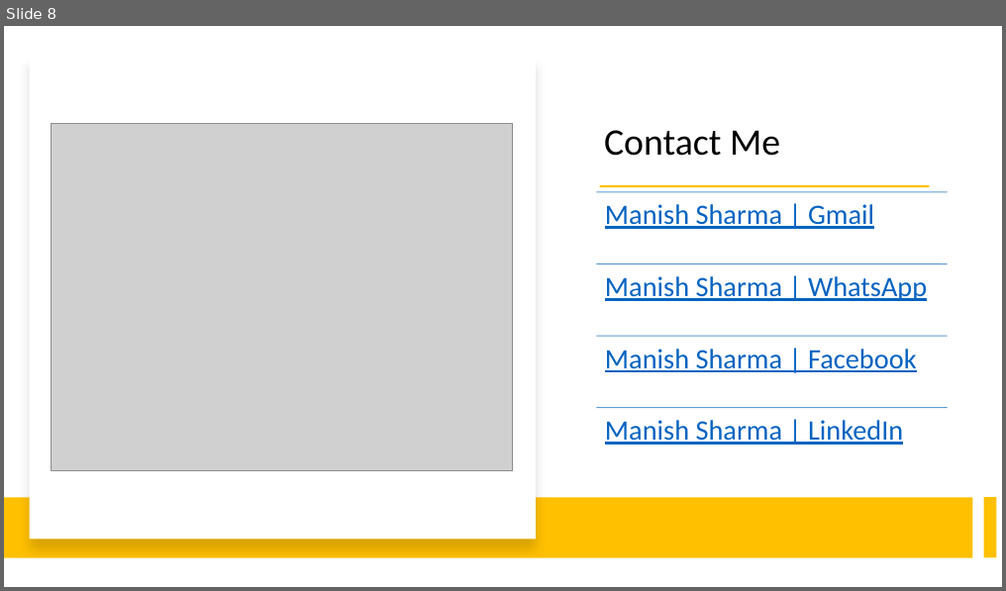
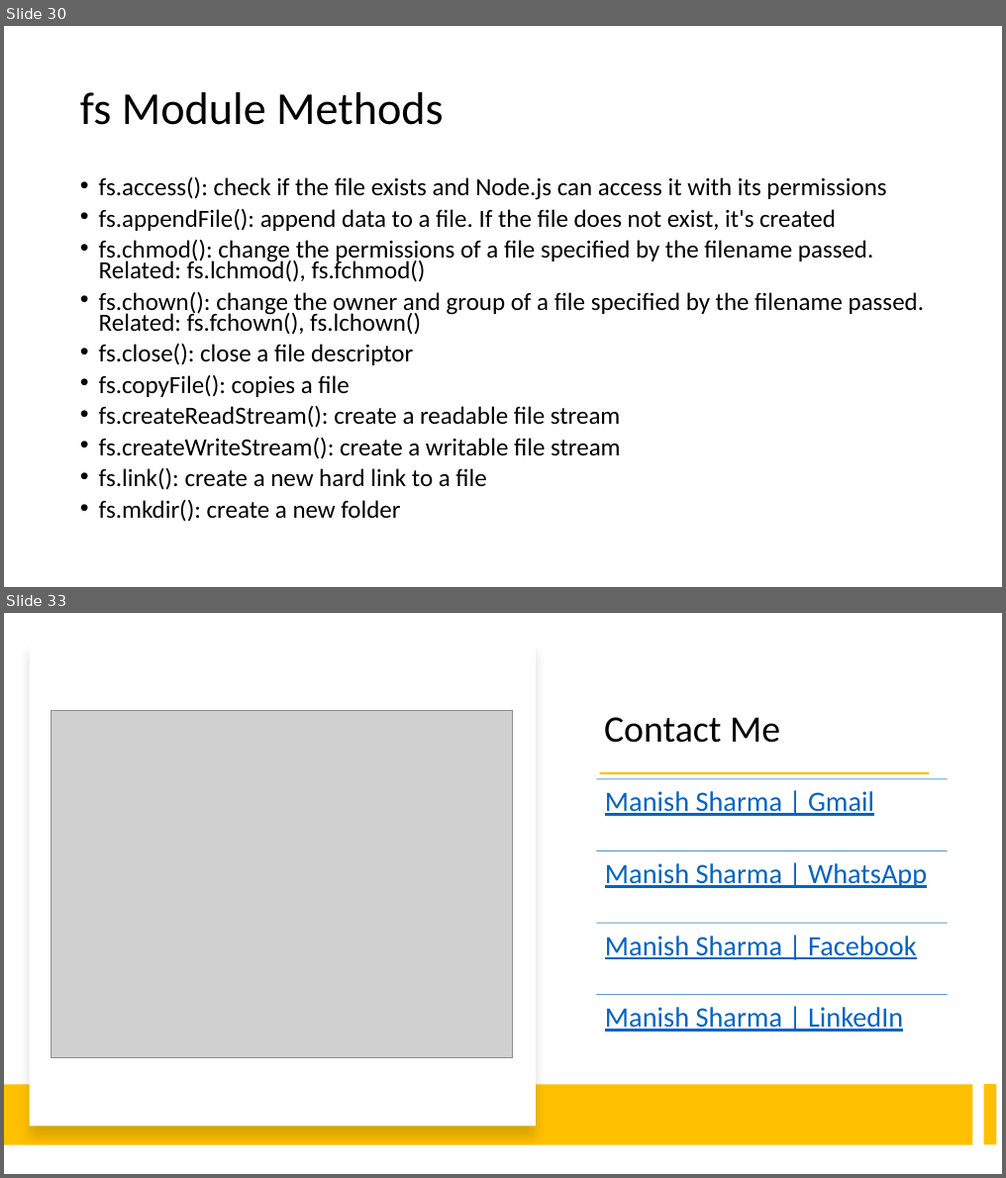
Before and after one commit to explore-with-manish/im-jan24, a slide deck: Node/Notes/Node.pptx. Shown one above the other, each under a label of ours: slide 8 before the commit, slides 30 and 33 after it; the slides between them are not shown. The pictures are 1006x591 and 1006x1178 pixels, drawn with LibreOffice and Linux fonts; fonts in the diff are those of the drawing; grey boxes stand for pictures. Boxes give left, top, right and bottom in pixels: in the first picture for what was removed or moved away, otherwise in the second. Text is boxed around its words. In the diff, an @@ line names an element or a change of style, - is before the commit and + after.

```diff
--- a/Node/Notes/Node.pptx
+++ b/Node/Notes/Node.pptx
@@ slide 30 added at [4,26,1002,587], background #FFFFFF @@
@@ title added at [80,92,444,125], 44 pt, text #000000 @@
+fs Module Methods
@@ text added at [99,177,924,522], 23.8 pt, text #000000 @@
+• fs.access(): check if the file exists and Node.js can access it with its permissions
+• fs.appendFile(): append data to a file. If the file does not exist, it's created
+• fs.chmod(): change the permissions of a file specified by the filename passed. Related: fs.lchmod(), fs.fchmod()
+• fs.chown(): change the owner and group of a file specified by the filename passed. Related: fs.fchown(), fs.lchown()
+• fs.close(): close a file descriptor
+• fs.copyFile(): copies a file
+• fs.createReadStream(): create a readable file stream
+• fs.createWriteStream(): create a writable file stream
+• fs.link(): create a new hard link to a file
+• fs.mkdir(): create a new folder
@@ what was slide 8 is now slide 33 @@
```
Also in this commit, not shown: 24 other slides added, 2 other files.
